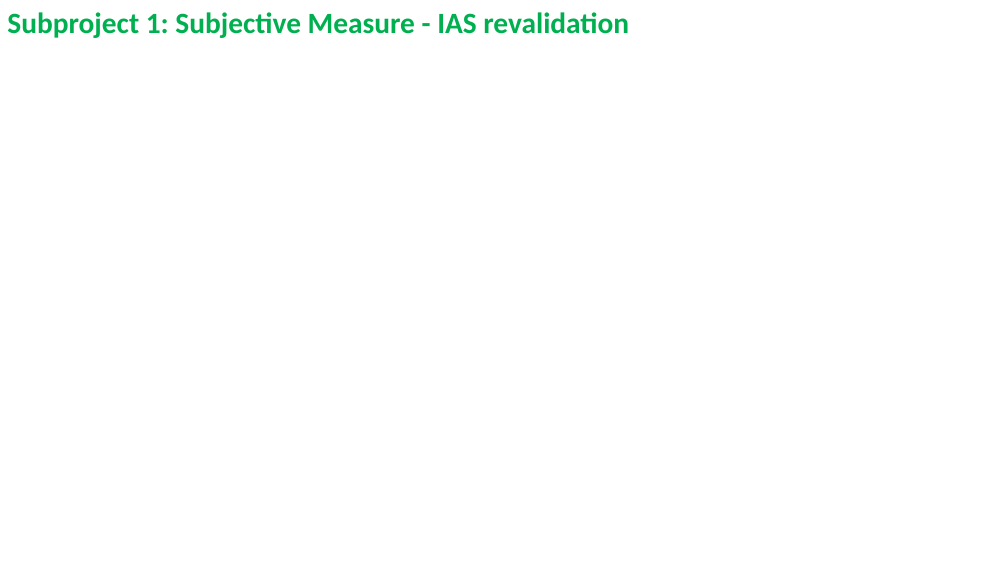
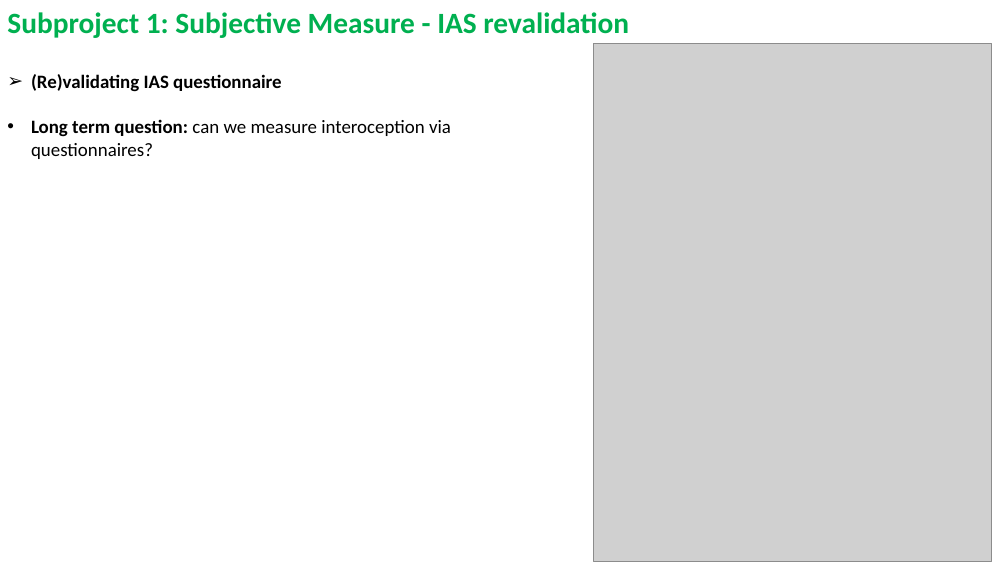
Before and after one commit to RealityBending/InteroceptionPrimals, a slide deck: slide 4 of documents/presentation.pptx. Drawn at 1008x567 pixels with LibreOffice and Linux fonts; fonts in the diff are those of the drawing; grey boxes stand for pictures. Boxes give left, top, right and bottom in pixels: in the first picture for what was removed or moved away, otherwise in the second. Text is boxed around its words. In the diff, an @@ line names an element or a change of style, - is before the commit and + after.

```diff
--- a/documents/presentation.pptx
+++ b/documents/presentation.pptx
@@ picture added at [594, 43, 992, 561] @@
@@ text added at [31, 74, 451, 159], 18 pt, text #000000, bold @@
+➢ (Re)validating IAS questionnaire
+• Long term question: can we measure interoception via questionnaires?
```
Also in this commit, not shown: 3 other slides changed, 1 slide added, 1 slide removed.
